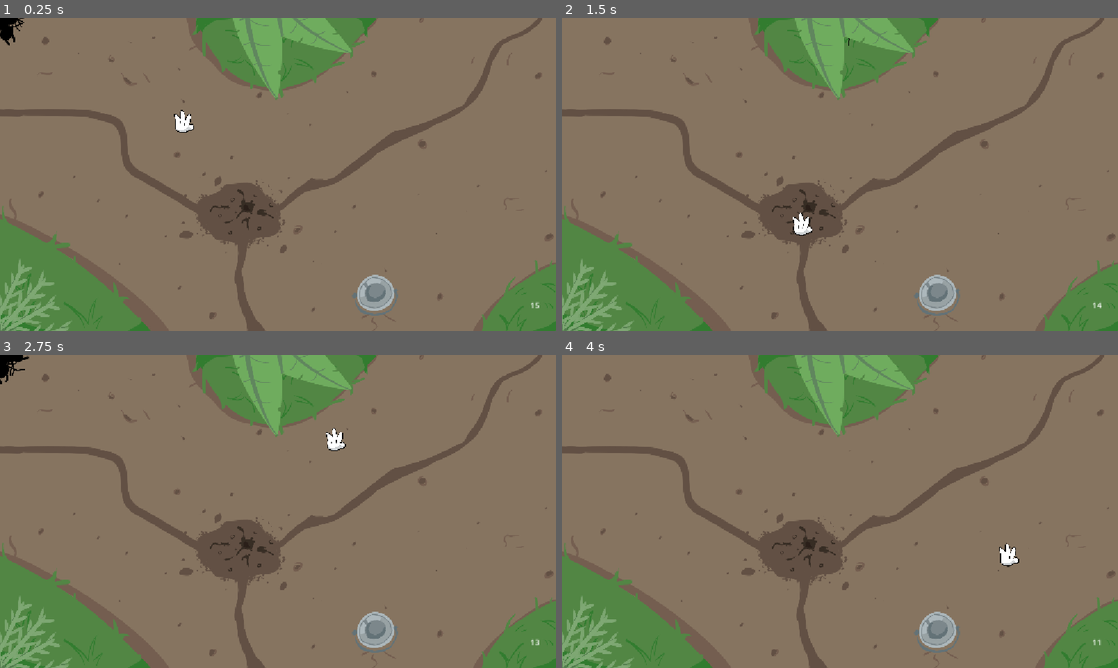
Above: before the commit, frames 1-4 (two rows, left to right).
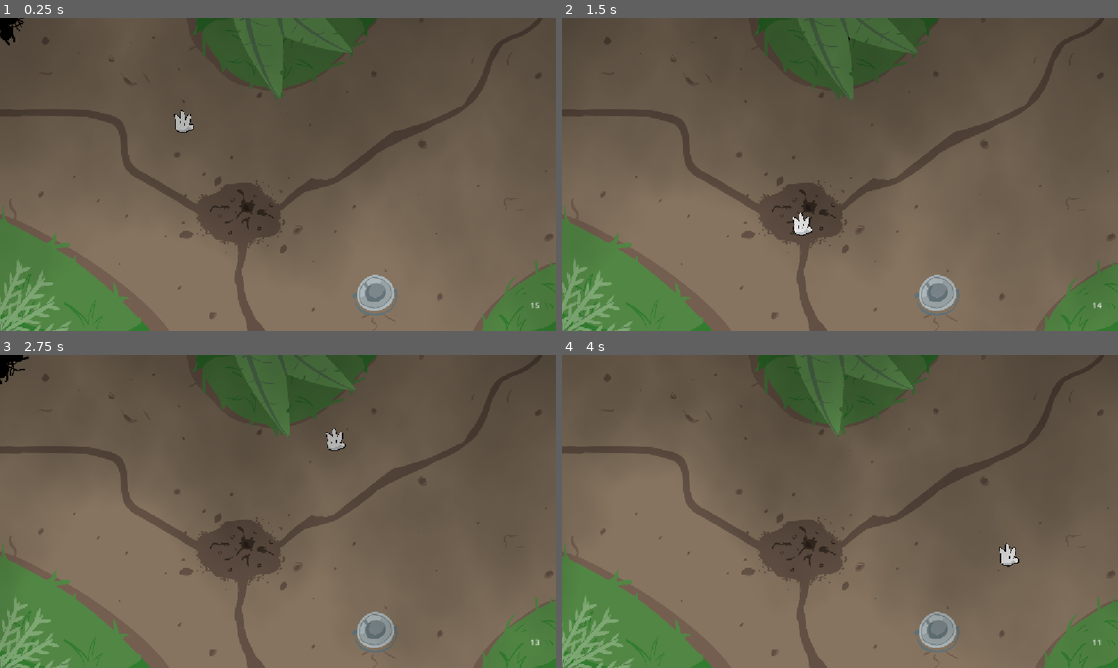
Above: after the commit, the same moments.

Repository: andre-felipe-wonsik-alves/gmtk-jam-26
Game: Godot game, scene res://Scenes/Levels/ant.tscn
Two runs of this game, one before a commit and one after it. Both use one fixed random seed, a clock stepped at 60 frames per second and the inputs below.
Inputs (mouse positions are in pixels of both pictures, inside the frame that each line leads up to):
- Up to frame 1 (0.25 s): no input
- Up to frame 2 (1.5 s): move the mouse to (962, 158) at 0.52 s; click (962, 158) at 0.67 s; drag from (728, 190) to (945, 302) at 1.27 s
- Up to frame 3 (2.75 s): move the mouse to (333, 442) at 2.02 s; click (333, 442) at 2.17 s
- Up to frame 4 (4 s): drag from (812, 574) to (673, 464) at 2.77 s; move the mouse to (1006, 558) at 3.52 s; click (1006, 558) at 3.67 s

The runs differ from the first frame. In frame 1, 50% of the frame differs, in the area x 0-100%, y 0-100%; in frame 2, 47%; in frame 3, 46%; in frame 4, 46%.

Commit message:
feat: added music, cloud/tree shadows, plant sway

Diff:
--- a/Scenes/Levels/ant.tscn
+++ b/Scenes/Levels/ant.tscn
@@ -6,8 +6,11 @@
 [ext_resource type="Texture2D" uid="uid://b8xcy583yfp16" path="res://Assets/Levels/Ant/leaf_ant_1.png" id="4_t7bdh"]
 [ext_resource type="Texture2D" uid="uid://cym6ccp5dtqiv" path="res://Assets/Levels/Ant/leaf_ant_2.png" id="5_ur2nf"]
 [ext_resource type="PackedScene" uid="uid://dh38ajtlp75jh" path="res://Scenes/UI/timerCountdown.tscn" id="6_0qjec"]
+[ext_resource type="Shader" uid="uid://b7g066boam7u0" path="res://Scripts/Shaders/leaf_shader.gdshader" id="7_3trrv"]
 [ext_resource type="PackedScene" uid="uid://dw7nuint0go5y" path="res://Scenes/player.tscn" id="7_player"]
 [ext_resource type="Script" uid="uid://bdqsdxu1hqmfg" path="res://Scripts/Components/SpawnComponent.gd" id="8_spawn"]
+[ext_resource type="AudioStream" uid="uid://btfv71er525f" path="res://Assets/Sounds/Music/formigas.mp3" id="9_ikxix"]
+[ext_resource type="Shader" uid="uid://cpkva7vta32o" path="res://Scripts/Shaders/ambient_shadows.gdshader" id="11_oin5b"]
 
 [sub_resource type="CircleShape2D" id="CircleShape2D_86cna"]
 radius = 5.919108
@@ -35,6 +38,61 @@
 "points": PackedVector2Array(0, 0, 0, 0, 560, 39, 0, 0, 0, 0, 476, 36, 0, 0, 0, 0, 473, 66, 0, 0, 0, 0, 501, 92, 0, 0,  …(204 unchanged characters)…
 }
 point_count = 14
+
+[sub_resource type="ShaderMaterial" id="ShaderMaterial_okvwm"]
+shader = ExtResource("7_3trrv")
+shader_parameter/margin_scale = 1.0
+shader_parameter/wind_strength = 1.0
+shader_parameter/wind_scale = 10.0
+shader_parameter/wind_speed = 0.1
+shader_parameter/wind_height_start = 0.0
+shader_parameter/sway_strength = 0.06000000285
+shader_parameter/sway_speed = 0.9
+shader_parameter/sway_height_start = 0.022000001045
+
+[sub_resource type="ShaderMaterial" id="ShaderMaterial_3trrv"]
+shader = ExtResource("7_3trrv")
+shader_parameter/margin_scale = 1.0
+shader_parameter/wind_strength = 1.0
+shader_parameter/wind_scale = 10.0
+shader_parameter/wind_speed = 0.1
+shader_parameter/wind_height_start = 0.0
+shader_parameter/sway_strength = 0.0950000045125
+shader_parameter/sway_speed = 0.8
+shader_parameter/sway_height_start = 0.0
+
+[sub_resource type="Gradient" id="Gradient_oin5b"]
+colors = PackedColorArray(0, 0, 0, 0.7764706, 0.012617188, 0.012617188, 0, 0)
+
+[sub_resource type="GradientTexture1D" id="GradientTexture1D_2d1bf"]
+gradient = SubResource("Gradient_oin5b")
+
+[sub_resource type="FastNoiseLite" id="FastNoiseLite_s0gqc"]
+noise_type = 2
+frequency = 0.0043
+
+[sub_resource type="NoiseTexture2D" id="NoiseTexture2D_oin5b"]
+noise = SubResource("FastNoiseLite_s0gqc")
+seamless = true
+seamless_blend_skirt = 1.0
+
+[sub_resource type="FastNoiseLite" id="FastNoiseLite_8ifh5"]
+noise_type = 2
+frequency = 0.0037
+
+[sub_resource type="NoiseTexture2D" id="NoiseTexture2D_3l2sg"]
+noise = SubResource("FastNoiseLite_8ifh5")
+seamless = true
+seamless_blend_skirt = 1.0
+
+[sub_resource type="ShaderMaterial" id="ShaderMaterial_t2orw"]
+shader = ExtResource("11_oin5b")
+shader_parameter/scroll = Vector2(0.025, 0.025)
+shader_parameter/scroll2 = Vector2(0.025, 0.05)
+shader_parameter/size = 0.8
+shader_parameter/noise = SubResource("NoiseTexture2D_oin5b")
+shader_parameter/noise2 = SubResource("NoiseTexture2D_3l2sg")
+shader_parameter/gradient = SubResource("GradientTexture1D_2d1bf")
 
 [node name="AntLevel" type="Node2D" unique_id=843907795]
 script = ExtResource("1_13djf")
@@ -148,12 +206,30 @@
 texture = ExtResource("3_0qjec")
 
 [node name="LeafAnt1" type="Sprite2D" parent="Scenery" unique_id=445968814]
+material = SubResource("ShaderMaterial_okvwm")
 position = Vector2(371, 441)
 scale = Vector2(0.40000063, 0.40000063)
 texture = ExtResource("4_t7bdh")
 
 [node name="LeafAnt2" type="Sprite2D" parent="Scenery" unique_id=1457218897]
+material = SubResource("ShaderMaterial_3trrv")
 position = Vector2(965, 383)
 rotation = -2.9592805
 scale = Vector2(0.59937745, 0.59937745)
 texture = ExtResource("5_ur2nf")
+
+[node name="AudioStreamPlayer2D" type="AudioStreamPlayer2D" parent="." unique_id=93410625]
+stream = ExtResource("9_ikxix")
+autoplay = true
+
+[node name="CanvasLayer" type="CanvasLayer" parent="." unique_id=1394821978]
+layer = 2
+follow_viewport_enabled = true
+
+[node name="ColorRect" type="ColorRect" parent="CanvasLayer" unique_id=755257369]
+material = SubResource("ShaderMaterial_t2orw")
+offset_left = -95.0
+offset_top = -305.0
+offset_right = 1222.0
+offset_bottom = 1393.0
+mouse_filter = 2
--- /dev/null
+++ b/Scripts/Shaders/ambient_shadows.gdshader
@@ -0,0 +1,26 @@
+shader_type canvas_item;
+
+uniform vec2 scroll = vec2(0.1, 0.5);
+uniform vec2 scroll2 = vec2(0.1, 0.5);
+uniform float size = 0.3;
+uniform sampler2D screen_texture : hint_screen_texture, filter_nearest;
+uniform sampler2D noise: repeat_enable;
+uniform sampler2D noise2: repeat_enable;
+uniform sampler2D gradient;
+
+void vertex() {
+	// Called for every vertex the material is visible on.
+}
+
+void fragment() {
+	float pixelColor = texture(TEXTURE, UV).r;
+	float noiseColor = texture(noise, UV+scroll2*TIME).r;
+	float noise2Color = texture(noise2, UV+scroll*TIME).r;
+	float energy = pixelColor + (noise2Color * noiseColor - (size - UV.y));
+	COLOR = texture(gradient, vec2(energy));
+}
+
+//void light() {
+//	// Called for every pixel for every light affecting the CanvasItem.
+//	// Uncomment to replace the default light processing function with this one.
+//}
--- /dev/null
+++ b/Scripts/Shaders/leaf_shader.gdshader
@@ -0,0 +1,67 @@
+shader_type canvas_item;
+
+uniform float margin_scale: hint_range(1.0, 4.0) = 1.0;
+
+group_uniforms wind;
+uniform float wind_strength = 1.0;
+uniform float wind_scale = 10.0;
+uniform float wind_speed = 0.1;
+uniform float wind_height_start: hint_range(0, 1) = 0.;
+
+group_uniforms sway;
+uniform float sway_strength: hint_range(0, 10) = 0.5;
+uniform float sway_speed = 0.5;
+uniform float sway_height_start: hint_range(0, 1) = 0.;
+group_uniforms;
+
+
+// simple 2D noise (could also be replaced with a texture for more control)
+vec2 random(vec2 uv) {
+    uv = vec2(dot(uv, vec2(127.1,311.7)), dot(uv, vec2(269.5,183.3)));
+    return -1.0 + 2.0 * fract(sin(uv) * 43758.5453123);
+}
+
+float noise(vec2 uv) {
+    vec2 uv_index = floor(uv);
+    vec2 uv_fract = fract(uv);
+
+    vec2 blur = smoothstep(0.0, 1.0, uv_fract);
+
+    return mix( mix(dot( random(uv_index + vec2(0.0,0.0) ), uv_fract - vec2(0.0,0.0) ),
+                    dot( random(uv_index + vec2(1.0,0.0) ), uv_fract - vec2(1.0,0.0) ), blur.x),
+                mix(dot( random(uv_index + vec2(0.0,1.0) ), uv_fract - vec2(0.0,1.0) ),
+                    dot( random(uv_index + vec2(1.0,1.0) ), uv_fract - vec2(1.0,1.0) ), blur.x), blur.y) + 0.5;
+}
+
+void vertex() {
+	VERTEX *= margin_scale;
+}
+
+void fragment() {
+	vec2 region_size_px = REGION_RECT.zw / TEXTURE_PIXEL_SIZE;
+
+	// convert altas UV in region space uv
+	vec2 local_uv = (UV - REGION_RECT.xy) / REGION_RECT.zw;
+	local_uv = (local_uv-0.5) * margin_scale + 0.5;
+
+	vec2 pixelated_local_uv = floor(local_uv * region_size_px) / region_size_px;
+
+	float wind_offset = noise(pixelated_local_uv * wind_scale + TIME*wind_speed)*2.0-1.0;
+	// vertical mask to apply wind_noise only to the top part of the texture
+	wind_offset *= step(pixelated_local_uv.y, 1.- wind_height_start);
+	// divide wind offset by region width in pixels to normalize it, so that the wind effect is consistent across different region sizes
+	wind_offset /= region_size_px.x;
+
+	// sway offset applied from height_start to the top of the texture
+	float sway_offset = max(0., (1.0 - pixelated_local_uv.y - sway_height_start))*sin(TIME*sway_speed);
+
+	pixelated_local_uv.x += sway_offset * sway_strength + wind_offset * wind_strength;
+
+	// convert back to transformed altas space UV coordinates
+	vec2 transformed_uv = pixelated_local_uv * REGION_RECT.zw + REGION_RECT.xy;
+
+	// then clamp to the region rect to avoid sampling outside the texture region
+	transformed_uv = clamp(transformed_uv, REGION_RECT.xy, REGION_RECT.xy + REGION_RECT.zw);
+
+	COLOR = texture(TEXTURE, transformed_uv);
+}
--- a/project.godot
+++ b/project.godot
@@ -15,6 +15,10 @@
 config/features=PackedStringArray("4.7", "GL Compatibility")
 config/icon="res://Assets/icon.svg"
 
+[autoload]
+
+GameSession="*res://Scripts/Autoload/GameSession.gd"
+
 [display]
 
 window/size/mode=2
@@ -30,10 +34,6 @@
 ]
 }
 
-[autoload]
-
-GameSession="*res://Scripts/Autoload/GameSession.gd"
-
 [physics]
 
 3d/physics_engine="Jolt Physics"
Not shown, added: Assets/Sounds/Music/formigas.mp3.import
Not shown, added: Scripts/Shaders/ambient_shadows.gdshader.uid
Not shown, added: Scripts/Shaders/leaf_shader.gdshader.uid
Not shown, added: Assets/Sounds/Music/formigas.mp3
